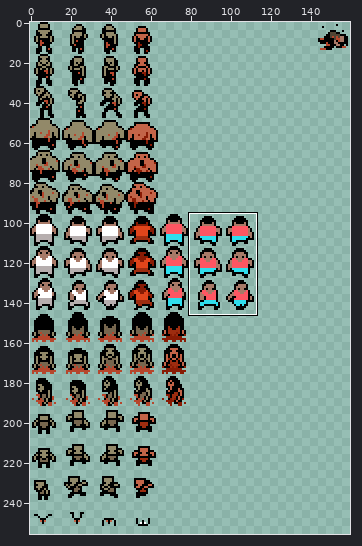
Two states of a pixel-art file, aseprite/characters.aseprite. Above: a wide view before the commit, with the close-up outlined.
Close-up. Before the commit:
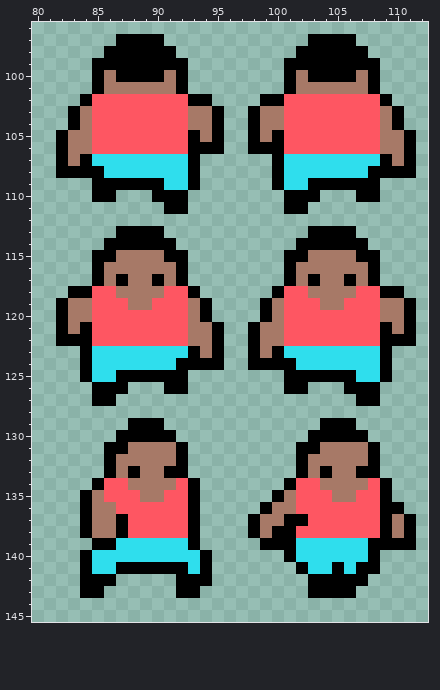
160x320 pixels, 1 frame. Shown: x 80..112, y 96..145. The wide view leaves out empty margins. The commit also changed other parts of the picture, which this record leaves out.
Now the later version:
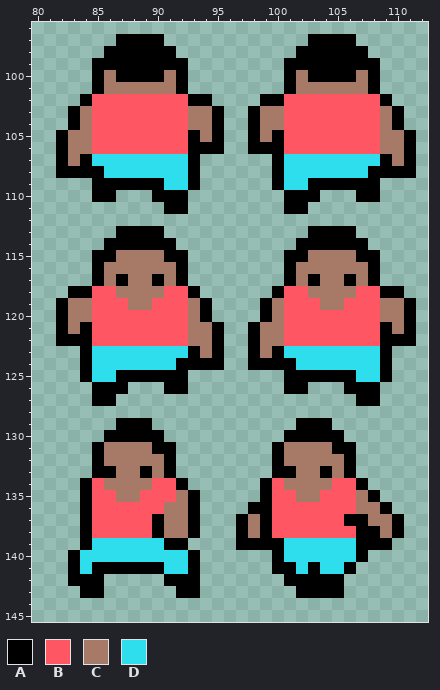
Palette (. is transparent): A #000000  B #fe5662  C #a77967  D #2fdeed
From old to new:
{"y":129,"x":87,"old":".","new":"A"}
{"y":129,"x":90,"old":"A","new":"."}
{"y":129,"x":102,"old":"..","new":"AA"}
{"y":129,"x":105,"old":"AA","new":".."}
{"y":130,"x":86,"old":".","new":"A"}
{"y":130,"x":91,"old":"A","new":"."}
{"y":130,"x":101,"old":"..","new":"AA"}
{"y":130,"x":106,"old":"AA","new":".."}
{"y":131,"x":85,"old":".AA","new":"ACC"}
{"y":131,"x":90,"old":"CCA","new":"AA."}
{"y":131,"x":100,"old":"..AA","new":"ACCC"}
{"y":131,"x":105,"old":"CCCA","new":"AA.."}
{"y":132,"x":85,"old":".A","new":"AC"}
{"y":132,"x":91,"old":"CA","new":"A."}
{"y":132,"x":100,"old":"..A","new":"ACC"}
{"y":132,"x":106,"old":"CCA","new":"A.."}
{"y":133,"x":85,"old":".","new":"A"}
{"y":133,"x":88,"old":"AC","new":"CA"}
{"y":133,"x":92,"old":"A","new":"."}
{"y":133,"x":100,"old":"..A","new":"AAC"}
{"y":133,"x":106,"old":"CAA","new":"A.."}
{"y":134,"x":84,"old":".ABB","new":"ABCC"}
{"y":134,"x":90,"old":"CCBA","new":"BBA."}
{"y":134,"x":99,"old":"..ABB","new":"ABCCC"}
{"y":134,"x":105,"old":"CCCBA","new":"BBA.."}
{"y":135,"x":85,"old":"C","new":"B"}
{"y":135,"x":87,"old":"BBCC","new":"CCBB"}
{"y":135,"x":92,"old":"B","new":"C"}
{"y":135,"x":99,"old":".ACBB","new":"ABBCC"}
{"y":135,"x":105,"old":"CCBBA","new":"BBCA."}
{"y":136,"x":85,"old":"CC","new":"BB"}
{"y":136,"x":91,"old":"BB","new":"CC"}
{"y":136,"x":98,"old":".","new":"A"}
{"y":136,"x":100,"old":"CC","new":"BB"}
{"y":136,"x":107,"old":"BB","new":"CC"}
{"y":136,"x":110,"old":"A","new":"."}
{"y":137,"x":85,"old":"CCA","new":"BBB"}
{"y":137,"x":90,"old":"BBB","new":"ACC"}
{"y":137,"x":97,"old":".ACCAA","new":"ACABBB"}
{"y":137,"x":106,"old":"BBBACA","new":"AACCA."}
{"y":138,"x":85,"old":"CCA","new":"BBB"}
{"y":138,"x":90,"old":"BBB","new":"ACC"}
{"y":138,"x":97,"old":".ACAA","new":"ACABB"}
{"y":138,"x":107,"old":"BBACA","new":"AACA."}
{"y":139,"x":84,"old":".AA","new":"ADD"}
{"y":139,"x":91,"old":"DDA","new":"AA."}
{"y":139,"x":97,"old":"..","new":"AA"}
{"y":139,"x":101,"old":"A","new":"D"}
{"y":139,"x":107,"old":"D","new":"A"}
{"y":139,"x":110,"old":"AA","new":".."}
{"y":140,"x":83,"old":".A","new":"AD"}
{"y":140,"x":93,"old":"DA","new":"A."}
{"y":140,"x":100,"old":".A","new":"AD"}
{"y":140,"x":107,"old":"DA","new":"A."}
{"y":141,"x":83,"old":".ADD","new":"ADAA"}
{"y":141,"x":91,"old":"AADA","new":"DDA."}
{"y":141,"x":100,"old":"..AD","new":"AADA"}
{"y":141,"x":105,"old":"ADAA","new":"DA.."}
{"y":142,"x":83,"old":".","new":"A"}
{"y":142,"x":86,"old":"A","new":"."}
{"y":142,"x":91,"old":".","new":"A"}
{"y":142,"x":94,"old":"A","new":"."}
{"y":142,"x":101,"old":"..","new":"AA"}
{"y":142,"x":106,"old":"AA","new":".."}
{"y":143,"x":102,"old":".","new":"A"}
{"y":143,"x":106,"old":"A","new":"."}
{"label":"changed","picture_box":[68,418,416,598]}
